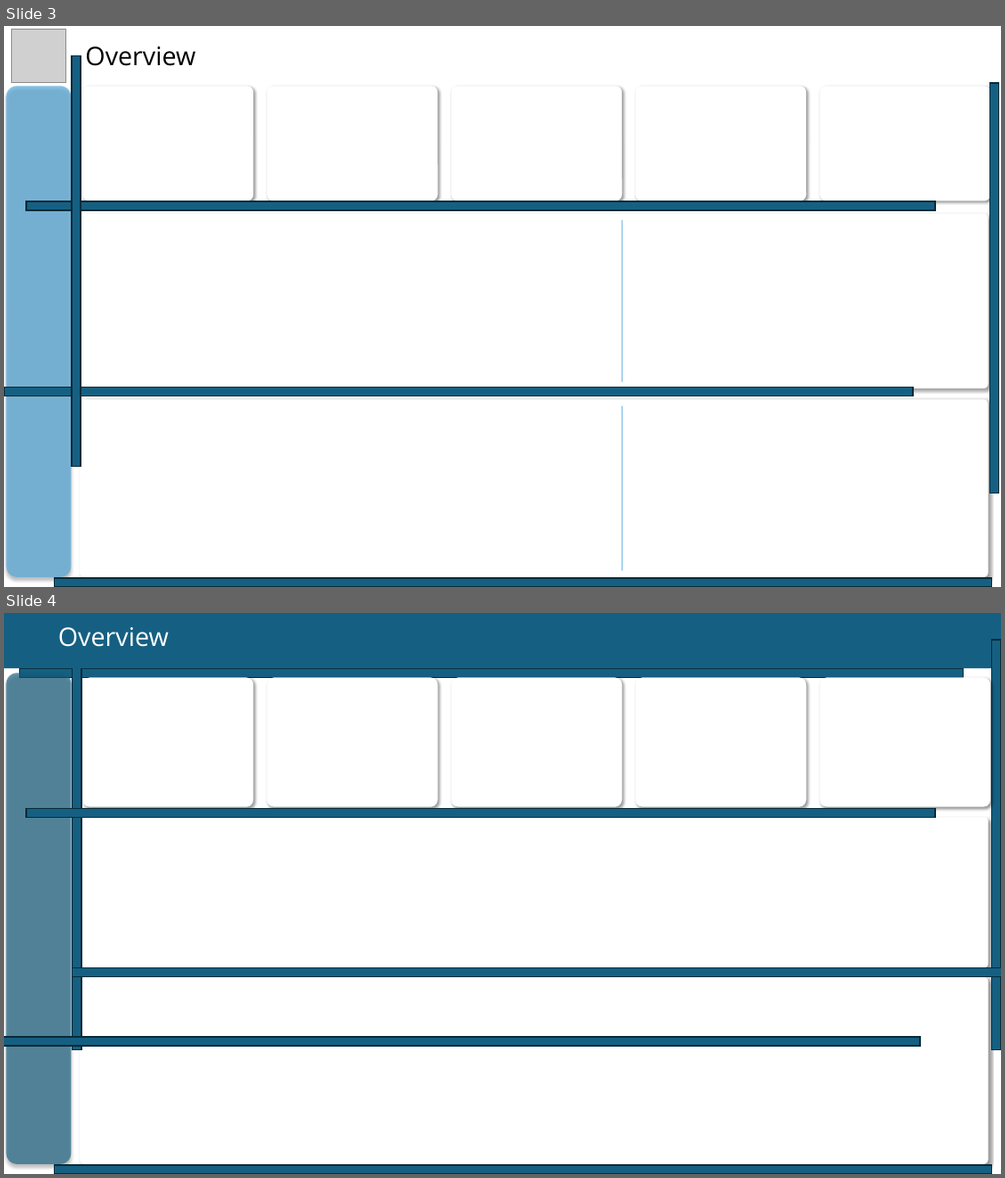
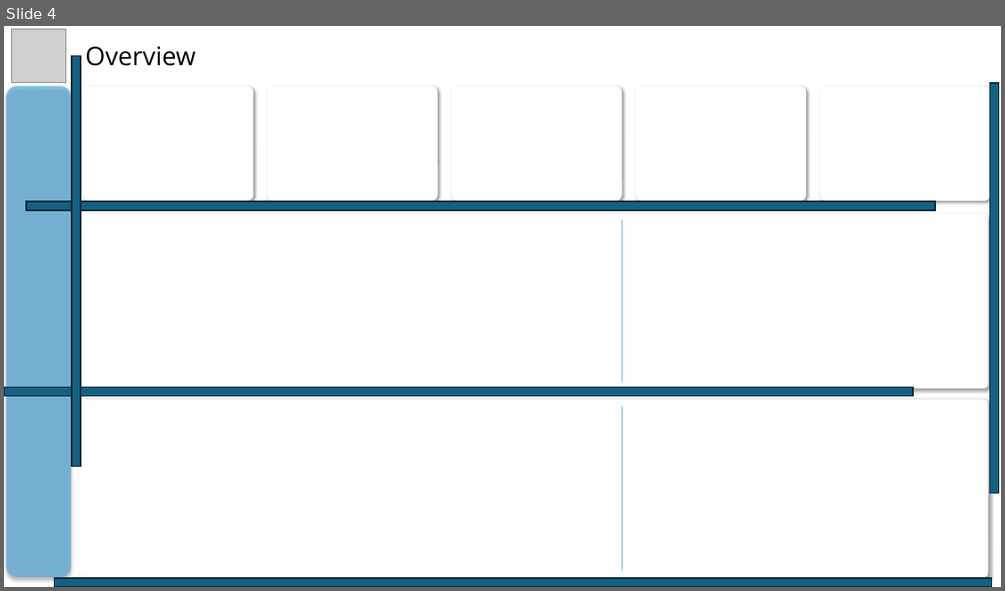
Before and after one commit to MohammadGhanaym/Sales-Logistics-Analytics-DWH, a slide deck: Dashboard Background Design/Dashboard Background Design.pptx. Shown one above the other, each under a label of ours: slides 3 and 4 before the commit, slide 4 after it. The pictures are 1005x1178 and 1005x591 pixels, drawn with LibreOffice and Linux fonts; fonts in the diff are those of the drawing; grey boxes stand for pictures. Boxes give left, top, right and bottom in pixels: in the first picture for what was removed or moved away, otherwise in the second. Text is boxed around its words. In the diff, an @@ line names an element or a change of style, - is before the commit and + after.

```diff
--- a/Dashboard Background Design/Dashboard Background Design.pptx
+++ b/Dashboard Background Design/Dashboard Background Design.pptx
@@ slide 4 removed at (x1=4, y1=613, x2=1001, y2=1174), background #FFFFFF @@
@@ rounded rectangle removed at (x1=4, y1=613, x2=1001, y2=668) @@
@@ text removed at (x1=58, y1=627, x2=169, y2=647) @@
-Overview
@@ rounded rectangle removed at (x1=73, y1=640, x2=81, y2=1050) @@
@@ rounded rectangle removed at (x1=992, y1=640, x2=1001, y2=1050) @@
@@ rounded rectangle removed at (x1=7, y1=673, x2=72, y2=1164) @@
@@ rounded rectangle removed at (x1=19, y1=669, x2=963, y2=678) @@
@@ rounded rectangle removed at (x1=83, y1=677, x2=253, y2=807) @@
@@ rounded rectangle removed at (x1=267, y1=677, x2=437, y2=807) @@
@@ rounded rectangle removed at (x1=451, y1=677, x2=622, y2=807) @@
@@ rounded rectangle removed at (x1=636, y1=677, x2=807, y2=807) @@
@@ rounded rectangle removed at (x1=819, y1=677, x2=990, y2=807) @@
@@ rounded rectangle removed at (x1=26, y1=808, x2=935, y2=817) @@
@@ rounded rectangle removed at (x1=81, y1=817, x2=988, y2=967) @@
@@ rounded rectangle removed at (x1=73, y1=967, x2=1001, y2=976) @@
@@ rounded rectangle removed at (x1=80, y1=977, x2=988, y2=1164) @@
@@ rounded rectangle removed at (x1=4, y1=1037, x2=920, y2=1046) @@
@@ rounded rectangle removed at (x1=54, y1=1165, x2=992, y2=1174) @@
@@ what was slide 3 is now slide 4 @@
```
Also in this commit, not shown: 1 slide changed, 1 slide added, 10 other files.
